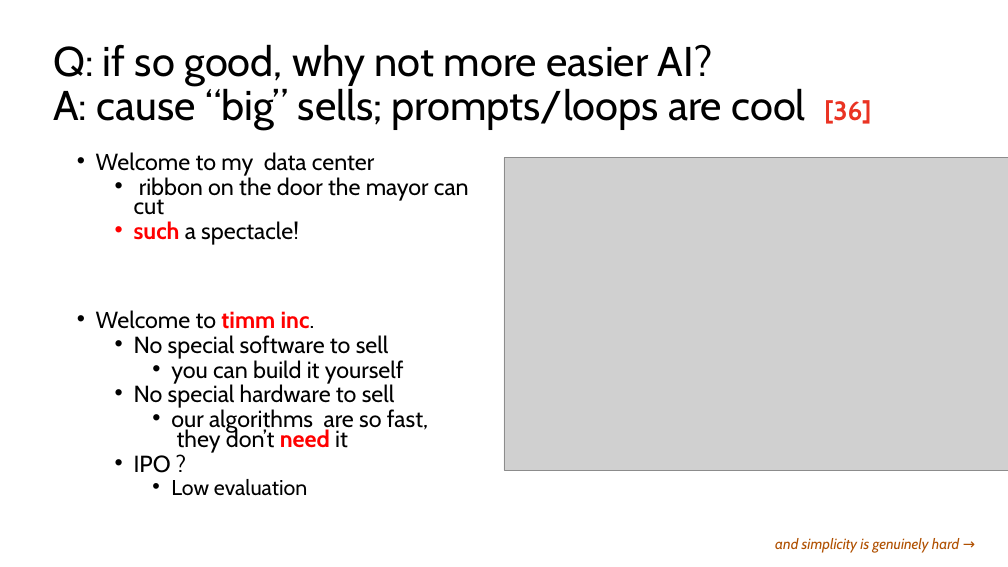
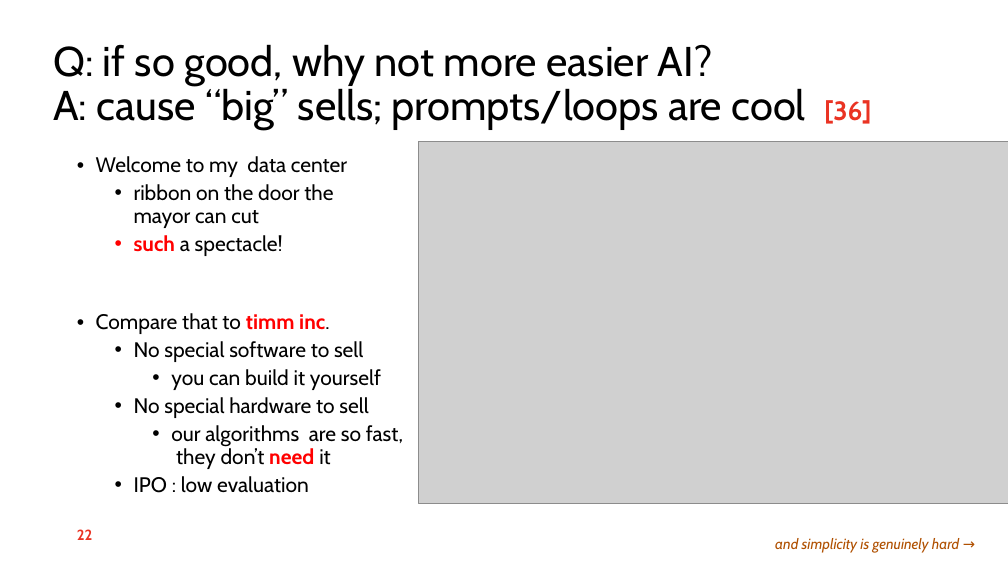
Before and after one commit to timm/fyi, a slide deck: slide 22 of 26less.pptx. Drawn at 1008x567 pixels with LibreOffice and Linux fonts; fonts in the diff are those of the drawing; grey boxes stand for pictures; background and template pictures are left out. Boxes give left, top, right and bottom in pixels: in the first picture for what was removed or moved away, otherwise in the second. Text is boxed around its words. In the diff, an @@ line names an element or a change of style, - is before the commit and + after.

```diff
--- a/26less.pptx
+++ b/26less.pptx
@@ picture: place and size @@
-picture at <box>504,158,1008,470</box>
+picture at <box>418,141,1008,503</box>
@@ text at <box>96,156,403,469</box>: size 22.2 to 20 pt in "Welcome to my data center", "ribbon on the door the mayor can ...", "such a spectacle!", "No special software to sell" and 3 more places; line spacing 0.7 to 0.9 @@
@@ text at <box>96,313,329,334</box>: text changed; size 22.2 to 20 pt @@
-• Welcome to timm inc.
+• Compare that to timm inc.
@@ text at <box>134,476,309,493</box>: text changed; size 20.4 to 20 pt @@
-  • IPO ?
-    • Low evaluation
+  • IPO : low evaluation
@@ text added at <box>77,529,93,540</box>, 14 pt, text #EA3323, bold @@
+22
```
Also in this commit, not shown: 23 other slides changed, 1 slide added, 1 other file.
